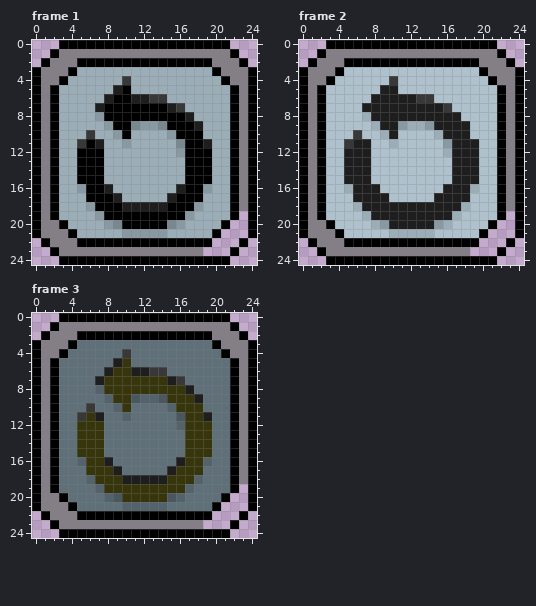
Two states of a pixel-art file, sprites/aseprite/spr_vendor_undo_button.aseprite. The picture above is the old version.
25x25 pixels, 3 frames. Colours within 5 levels of each other are drawn and written as one. Shown: frame 1, frame 2, frame 3.
New version:
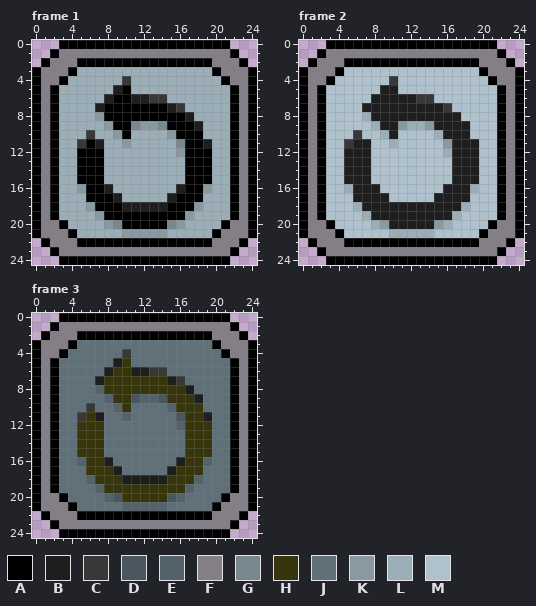
Palette (. is transparent): A #000000  B #1e1e1e  C #383838  D #4a575e  E #54636b  F #847e87  G #79878f  H #37350b  J #5f7079  K #8999a1  L #9badb7  M #aec1cc
The edit:
--- frame 1, layer "Layer 1"
@@ x 17..24 @@
 18 AKLLLAFA
-19 KLLLLA.A
-20 LLLLA..A
-21 LLLA...A
-22 AAA...A.
-23 FF...A..
+19 KLLLLAFA
+20 LLLLAFFA
+21 LLLAFFFA
+22 AAAFFFA.
+23 FFFFFA..
 24 AAAAA...
--- frame 2, layer "Layer 1"
@@ x 17..24 @@
 18 BLMMMAFA
-19 LMMMMA.A
-20 MMMMA..A
-21 MMMA...A
-22 AAA...A.
-23 FF...A..
+19 LMMMMAFA
+20 MMMMAFFA
+21 MMMAFFFA
+22 AAAFFFA.
+23 FFFFFA..
 24 AAAAA...
--- frame 3, layer "Layer 1"
@@ x 17..24 @@
 18 HEJJJAFA
-19 EJJJJA.A
-20 JJJJA..A
-21 JJJA...A
-22 AAA...A.
-23 FF...A..
+19 EJJJJAFA
+20 JJJJAFFA
+21 JJJAFFFA
+22 AAAFFFA.
+23 FFFFFA..
 24 AAAAA...
Changed places in both pictures, as pixel boxes (x1, y1, x2, y2):
added: (203, 211, 248, 256)
added: (470, 211, 515, 256)
added: (203, 484, 248, 529)
